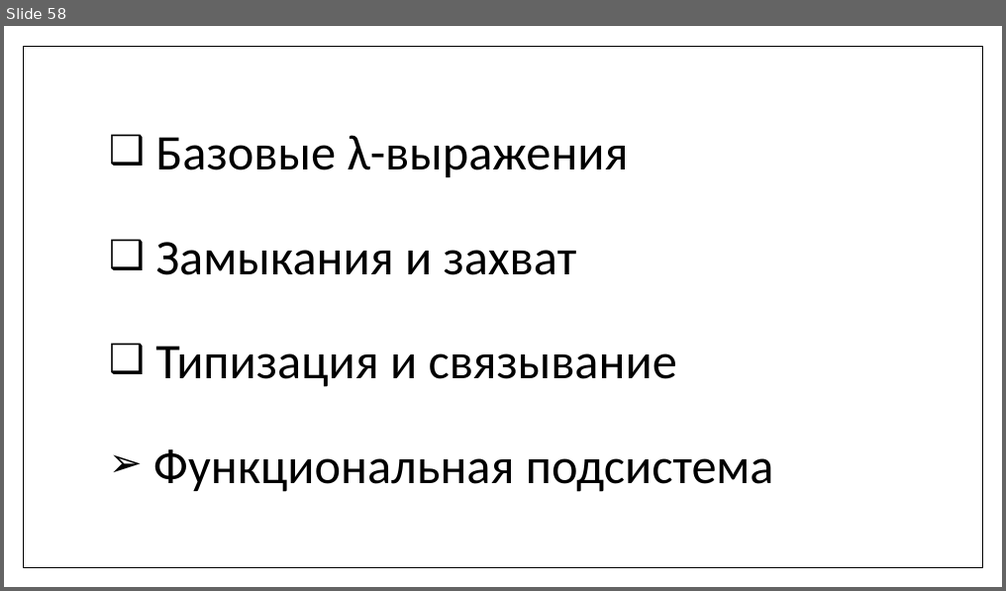
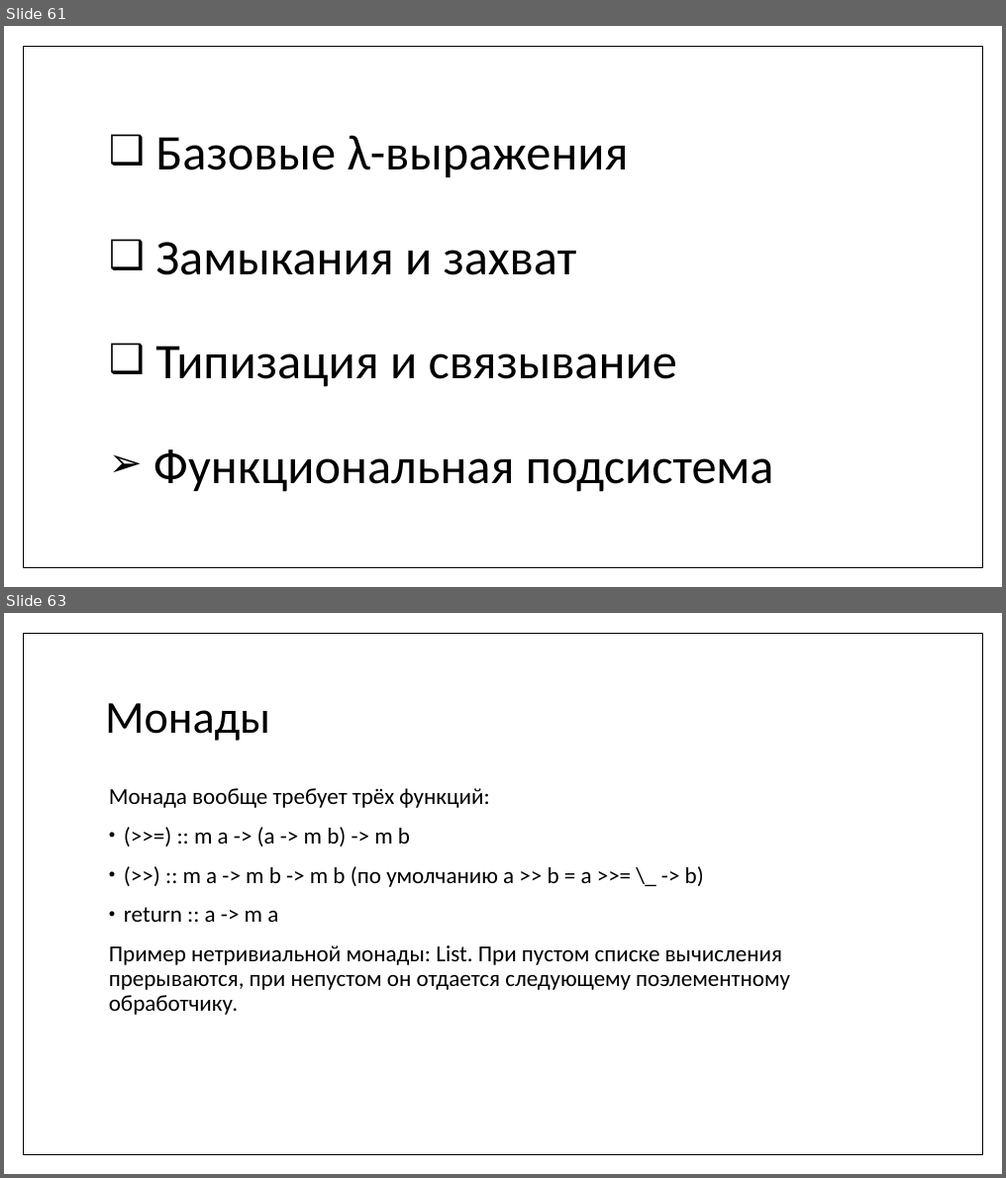
Before and after one commit to MIPT-ILab/cpp-lects-rus, a slide deck: slides/lec2-7-lambdas.pptx. Shown one above the other, each under a label of ours: slide 58 before the commit, slides 61 and 63 after it; the slides between them are not shown. The pictures are 1006x591 and 1006x1178 pixels, drawn with LibreOffice and Linux fonts; fonts in the diff are those of the drawing. Boxes give left, top, right and bottom in pixels: in the first picture for what was removed or moved away, otherwise in the second. Text is boxed around its words. In the diff, an @@ line names an element or a change of style, - is before the commit and + after.

```diff
--- a/slides/lec2-7-lambdas.pptx
+++ b/slides/lec2-7-lambdas.pptx
@@ slide 63 added at <box>4,613,1002,1174</box>, background #FFFFFF; not listed: 1 template element that a slide beside it also shows @@
@@ title added at <box>105,703,270,741</box>, 44 pt, text #000000 @@
+Монады
@@ text added at <box>109,788,790,1015</box>, 22 pt, text #000000 @@
+Монада вообще требует трёх функций:
+• (>>=) :: m a -> (a -> m b) -> m b
+• (>>) :: m a -> m b -> m b (по умолчанию a >> b = a >>= \_ -> b)
+• return :: a -> m a
+Пример нетривиальной монады: List. При пустом списке вычисления прерываются, при непустом он отдается следующему поэлементному обработчику.
@@ what was slide 58 is now slide 61 @@
```
Also in this commit, not shown: 6 slides changed, 9 other slides added, 10 other files.
